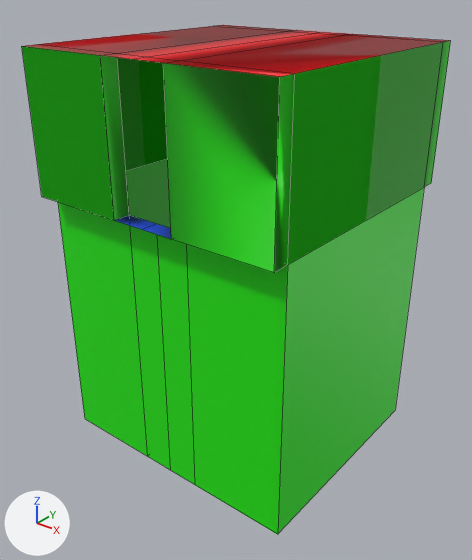
Before and after pictures for a commit that changed the FBX model SferoTestVR/Assets/Art/Models/Rooms/Deep/2x2_Room_Deep.fbx.
One viewpoint serves both versions: a camera (50 mm lens) standing at (198.4, -36.6, 11.8) and looking at (176.1, -8.8, -5.4). Arrows for +X, +Y and +Z are at lower left; the lights stay in place. Mesh edges are drawn as thin lines. Where no turn or scale is listed for an object, it has been applied to the vertices.

The first picture shows '2x2 Room Deep'.
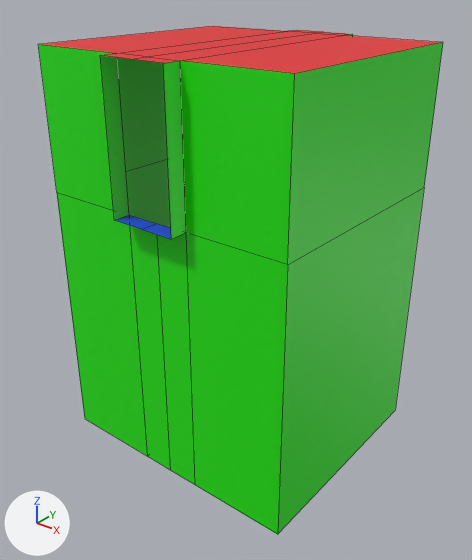
The change, as a diff of the scene's bpy script:
```diff
--- a/SferoTestVR/Assets/Art/Models/Rooms/Deep/2x2_Room_Deep.fbx.py
+++ b/SferoTestVR/Assets/Art/Models/Rooms/Deep/2x2_Room_Deep.fbx.py
@@ me_cube_023 @@
 me_cube_023.from_pydata(...)  # 50 vertices, 52 faces; spans x -8.0..8.0, y -16.0..0.0, z -16.0..8.0
 # used by ob_2x2_room_deep; location = (176.0, 0.0, 0.0)
 # verts and faces of me_cube_023; kept vertices keep their numbers, new ones are numbered from 50
 # before: 0 (8.0, 0.0, 0.0) at pixel (431, 183), 1 (8.0, 0.0, 8.0) at pixel (450, 40), 4 (-8.0, 0.0, 0.0), 5 (-8.0, 0.0, 8.0) at pixel (223, 25), 14 (2.0, 0.0, 0.0)
 # before: 16 (-2.0, 0.0, 0.0), 17 (-2.0, 0.0, 8.0) at pixel (296, 30), 19 (2.0, 0.0, 8.0) at pixel (352, 34), 21 (8.0, -1.0, 0.0) at pixel (424, 187), 22 (8.0, -1.0, 8.0) at pixel (443, 42)
 # before: 24 (-8.0, -1.0, 0.0), 27 (-8.0, -1.0, 8.0) at pixel (213, 26), 29 (-2.0, -1.0, 8.0) at pixel (287, 31), 33 (2.0, -1.0, 8.0) at pixel (344, 35), 35 (2.0, -1.0, 0.0)
 # before: 39 (-2.0, -1.0, 0.0)
 # before: 2 (8.0, -16.0, 0.0) at pixel (274, 272), 3 (8.0, -16.0, 8.0) at pixel (279, 76), 6 (-8.0, -16.0, 0.0) at pixel (41, 196), 7 (-8.0, -16.0, 8.0) at pixel (21, 46), 8 (-2.0, -16.0, 0.0) at pixel (114, 220)
 # before: 10 (2.0, -16.0, 0.0) at pixel (171, 239), 11 (2.0, -16.0, 8.0) at pixel (163, 63), 13 (-2.0, -16.0, 8.0) at pixel (100, 55), 20 (8.0, -15.0, 0.0) at pixel (287, 264), 23 (8.0, -15.0, 8.0) at pixel (294, 73)
 # before: 25 (-8.0, -15.0, 0.0), 26 (-8.0, -15.0, 8.0) at pixel (38, 44), 28 (-2.0, -15.0, 8.0) at pixel (116, 53), 32 (2.0, -15.0, 8.0) at pixel (179, 60), 34 (2.0, -15.0, 0.0)
 # before: 38 (-2.0, -15.0, 0.0) at pixel (128, 215)
+# me_cube_023 part 1
+delete_vertices([0, 1, 4, 5])  # with the faces that use them
+# me_cube_023 part 2
+delete_vertices([2, 3, 6, 7])  # with the faces that use them
 me_cube_023.materials.append(mat_floor)
```

What differs and where, as boxes (x1, y1, x2, y2) in the pictures (472 x 560 px):
'2x2 Room Deep', reshaped
    before: (22, 25, 450, 535)
    after: (38, 26, 443, 535)
part 1 of me_cube_023, deleted (green)
    before: (217, 25, 450, 187)
part 2 of me_cube_023, deleted (green)
    before: (22, 44, 295, 273)
